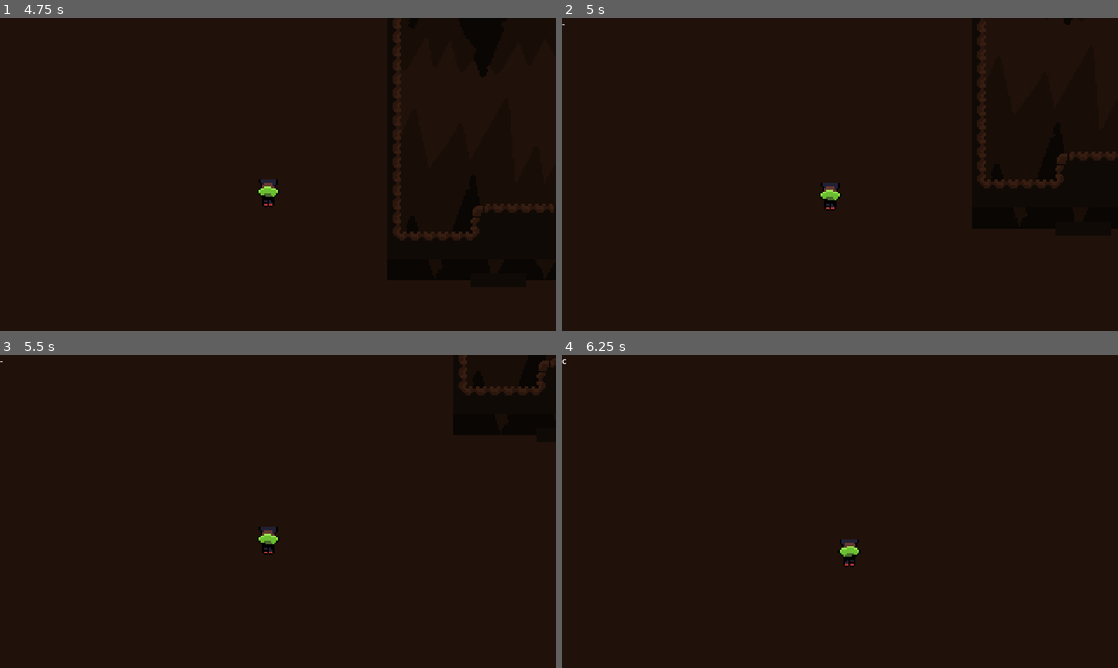
Above: before the commit, frames 1-4 (two rows, left to right).
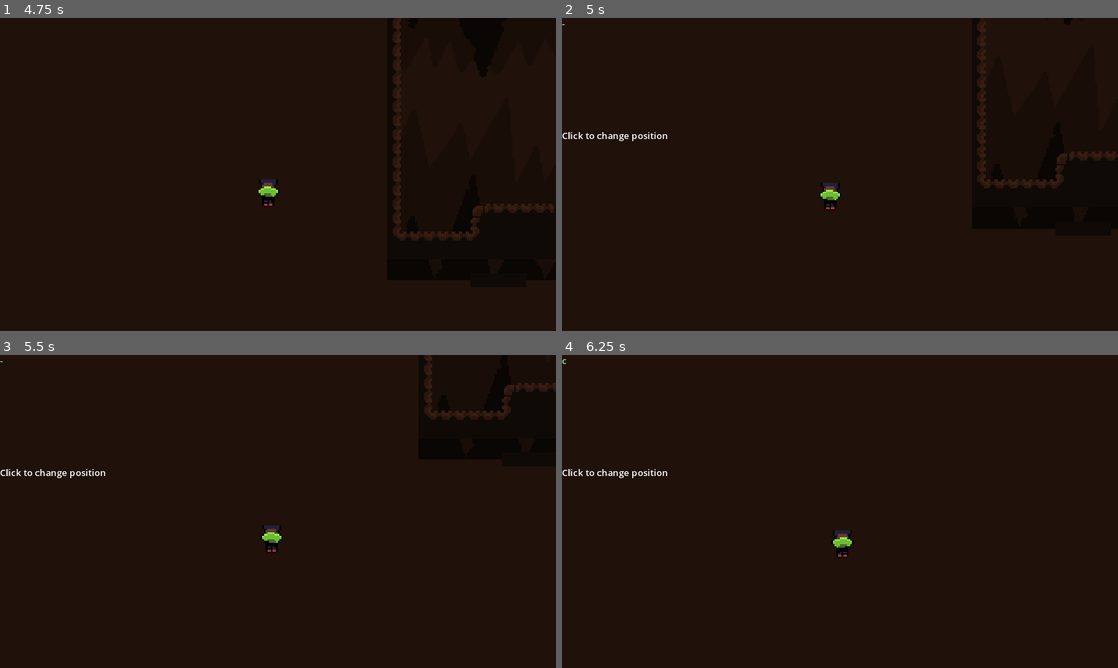
Above: after the commit, the same moments.

Repository: Omegalolchan/Cave_Runner
Game: Godot game, scene res://assets/Scenes/HighResDebugScene.tscn
The game is run twice, just before and just after one commit, with the same random seed, the same clock (stepped at 60 frames per second) and the same inputs.
Inputs (mouse positions are in pixels of both pictures, inside the frame that each line leads up to):
- Up to frame 1 (4.75 s): tap Enter at 0.5 s; move the mouse to (400, 158) at 0.52 s; hold Right (moveRight) 0.53-1.28 s; hold Down (slide) 0.53-1.28 s; click (400, 158) at 0.67 s; tap C (jump) at 0.77, 1.52, 3.02, 3.77, 4.52 s; move the mouse to (166, 190) at 1.27 s; hold Left (moveLeft) 1.28-2.03 s; tap Down (slide) at 1.35, 2.85, 4.35 s; click (166, 190) at 1.42 s; move the mouse to (333, 105) at 2.02 s; hold Down (slide) 2.03-2.78 s; hold Right (moveRight) 2.03-3.53 s; click (333, 105) at 2.17 s; move the mouse to (250, 237) at 2.77 s; click (250, 237) at 2.92 s; move the mouse to (444, 221) at 3.52 s; hold Down (slide) 3.53-4.28 s; hold Left (moveLeft) from 3.53 s (still down); click (444, 221) at 3.67 s; tap Escape (Menu) at 4.15 s; move the mouse to (111, 127) at 4.27 s; click (111, 127) at 4.42 s
- Up to frame 2 (5 s): keep holding Left (moveLeft); tap ` (debug) at 4.9 s
- Up to frame 3 (5.5 s): keep holding Left (moveLeft); move the mouse to (305, 511) at 5.02 s; hold Down (slide) from 5.03 s (still down); click (305, 511) at 5.17 s
- Up to frame 4 (6.25 s): move the mouse to (756, 433) at 5.77 s; release Left (moveLeft) at 5.78 s; release Down (slide) at 5.78 s; hold Right (moveRight) from 5.78 s (still down); tap Down (slide) at 5.85 s; click (756, 433) at 5.92 s; tap C (jump) at 6.02 s

Frame 1 is identical in both runs. In frame 2, 0.2% of the frame differs, in the area x 0-19%, y 2-40%; in frame 3, 1.0%, in the area x 0-100%, y 0-64%; in frame 4, 0.6%.

Commit message:
debug tool added: click to change position

Diff:
--- a/assets/Scripts/Debug.gd
+++ b/assets/Scripts/Debug.gd
@@ -15,24 +15,25 @@
 	return
 
 func _process(_delta):
-	print(DisplayServer.screen_get_size())
-
-	if draw_on:
-		queue_redraw()
+	queue_redraw()
 
 func _draw():
-	draw_string(default_font, Vector2(0,32), label_text, HORIZONTAL_ALIGNMENT_LEFT, -1, 32)
+	if draw_on:
+		draw_string(default_font, Vector2(0,32), label_text, HORIZONTAL_ALIGNMENT_LEFT, -1, 32, Color.LIGHT_GREEN)
+		draw_string(default_font, Vector2(0,DisplayServer.screen_get_size().y - 32),"Click to change position", HORIZONTAL_ALIGNMENT_LEFT, -1, 32)
 
 func _input(event):
 	if Input.is_action_just_pressed("debug"):
 		on = !on
 		enable_disable_UI()
 
-	#if Input.is_action_just_pressed("Menu"):
-	#	get_tree().change_scene_to_packed(load('res://assets/Scenes/Menu.tscn'))
-
 	if !on:
 		return
+
+	if event is InputEventMouseButton and event.is_released():
+		if event.button_index == MOUSE_BUTTON_LEFT:
+			Global.player.position = Global.player.get_global_mouse_position()
+		pass
 
 	var backspace = func():
 		var d_text : String = label_text
@@ -90,8 +91,10 @@
 			var _str : String = command_line
 			_str = _str.erase(0, command_array[0].length() + 1)
 			Global.change_scene(_str)
-		'draw':
-			draw_on = !draw_on
+		'echo':
+			var _str : String = command_line
+			_str = _str.erase(0, command_array[0].length() + 1)
+			print(_str)
 		_:
 			print("this commmand does not exist")
 	return
